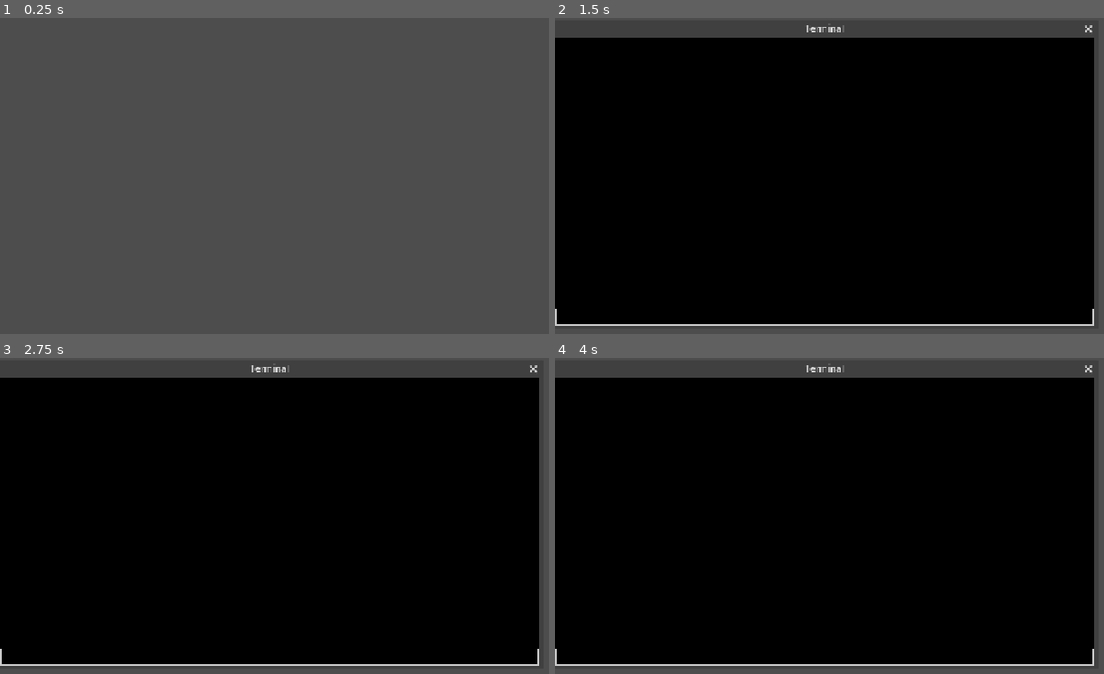
Above: before the commit, frames 1-4 (two rows, left to right).
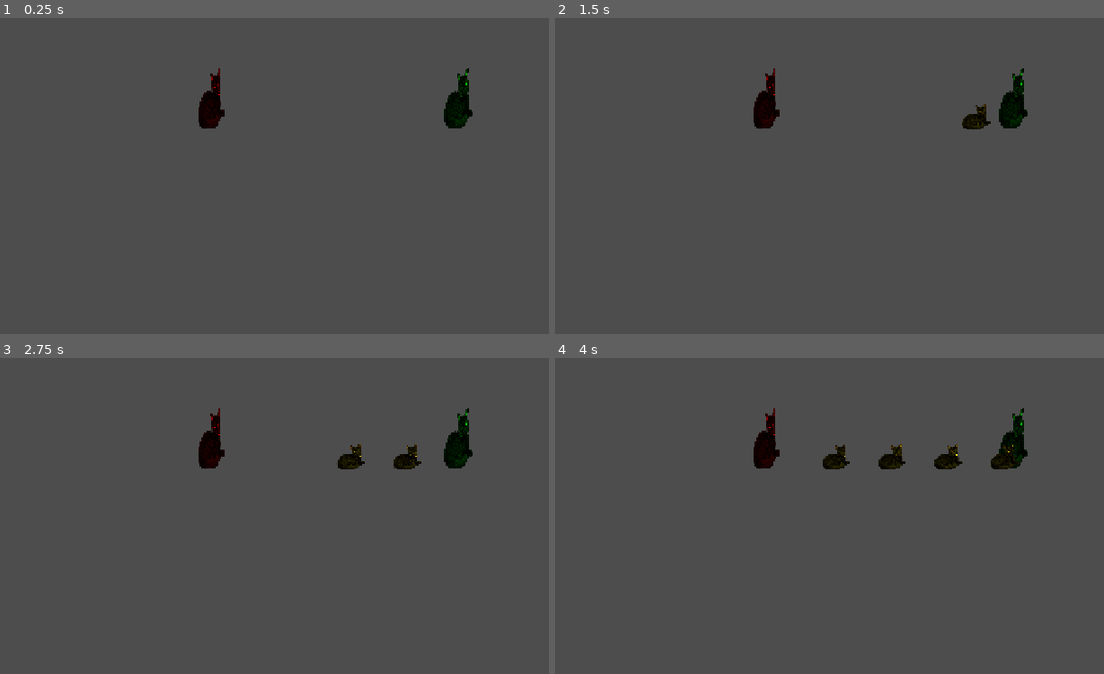
Above: after the commit, the same moments.

Repository: CAHSI-Game-Studios/CGS-project
Game: Godot game, scene res://games/gameB/scenes/GameBScene.tscn
The game is run twice, just before and just after one commit, with the same random seed, the same clock (stepped at 60 frames per second) and the same inputs. Before the commit the project starts from res://main.tscn.
Inputs (mouse positions are in pixels of both pictures, inside the frame that each line leads up to):
- Up to frame 1 (0.25 s): no input
- Up to frame 2 (1.5 s): tap Enter at 0.5 s; move the mouse to (1071, 201) at 0.52 s; hold D (move_right) 0.53-1.28 s; hold T (open_terminal) 0.53-1.28 s; click (1071, 201) at 0.67 s; move the mouse to (769, 239) at 1.27 s; hold S (move_down) from 1.28 s (still down); tap T (open_terminal) at 1.35 s
- Up to frame 3 (2.75 s): move the mouse to (433, 471) at 2.02 s; release S (move_down) at 2.03 s; hold D (move_right) from 2.03 s (still down); hold T (open_terminal) from 2.03 s (still down)
- Up to frame 4 (4 s): move the mouse to (878, 639) at 2.77 s; release D (move_right) at 2.78 s; release T (open_terminal) at 2.78 s; hold W (move_up) 2.78-3.53 s; tap T (open_terminal) at 2.85 s; click (878, 639) at 2.92 s; move the mouse to (outside the picture) at 3.52 s; hold A (move_left) from 3.53 s (still down); hold T (open_terminal) from 3.53 s (still down)

The runs differ from the first frame. In frame 1, 1.1% of the frame differs, in the area x 36-87%, y 15-35%; in frame 2, 89%, in the area x 0-99%, y 2-98%; in frame 3, 88%; in frame 4, 88%.

Commit message:
Created lose_game func, and added simple mechanics to trigger loss
Created a lose_game function that resets the minigame's variables to a starting state. Additionally, added the variables that define a starting state, and a rudimentary and incomplete loss trigger detection.

Diff:
--- a/src/games/gameB/scenes/GameBScene.tscn
+++ b/src/games/gameB/scenes/GameBScene.tscn
@@ -1,3 +1,46 @@
 [gd_scene format=3 uid="uid://d2f3e7uy7gh8t"]
 
+[ext_resource type="Script" uid="uid://c8kuojmhcsipm" path="res://games/gameB/scripts/game_b_scene.gd" id="1_gcj08"]
+[ext_resource type="Texture2D" uid="uid://81ppbf36wc7r" path="res://core/assets/Nova.png" id="2_o4htw"]
+
+[sub_resource type="RectangleShape2D" id="RectangleShape2D_6ogo3"]
+size = Vector2(48, 113)
+
 [node name="GameBScene" type="Node2D" unique_id=250904828]
+script = ExtResource("1_gcj08")
+
+[node name="NoteHandler" type="Node2D" parent="." unique_id=967560664]
+position = Vector2(40, -8)
+metadata/_edit_group_ = true
+
+[node name="NoteSpawner" type="Marker2D" parent="NoteHandler" unique_id=1164823781]
+position = Vector2(776, 152)
+gizmo_extents = 119.2
+
+[node name="NoteSpawnerIcon" type="Sprite2D" parent="NoteHandler/NoteSpawner" unique_id=1456859380]
+modulate = Color(0, 1, 0, 1)
+position = Vector2(-1.5258789e-05, 1.5258789e-05)
+scale = Vector2(0.039167468, 0.097132035)
+texture = ExtResource("2_o4htw")
+
+[node name="SpawnTimer" type="Timer" parent="NoteHandler/NoteSpawner" unique_id=72751777]
+
+[node name="NoteDespawner" type="Area2D" parent="NoteHandler" unique_id=276809090]
+position = Vector2(136, 48)
+
+[node name="NoteDespawnerIcon" type="Sprite2D" parent="NoteHandler/NoteDespawner" unique_id=1491945751]
+modulate = Color(1, 0, 0, 1)
+position = Vector2(200, 104)
+scale = Vector2(0.0359765, 0.0982684)
+texture = ExtResource("2_o4htw")
+
+[node name="DespawnerCollision" type="CollisionShape2D" parent="NoteHandler/NoteDespawner" unique_id=2104964952]
+position = Vector2(200, 104)
+shape = SubResource("RectangleShape2D_6ogo3")
+
+[node name="MinigameDuration" type="Timer" parent="NoteHandler" unique_id=1464038408]
+wait_time = 10.0
+one_shot = true
+
+[connection signal="timeout" from="NoteHandler/NoteSpawner/SpawnTimer" to="." method="_on_spawn_timer_timeout"]
+[connection signal="timeout" from="NoteHandler/MinigameDuration" to="." method="_on_minigame_duration_timeout"]
--- /dev/null
+++ b/src/games/gameB/scenes/Note.tscn
@@ -0,0 +1,24 @@
+[gd_scene format=3 uid="uid://cxwn75lcbi2ta"]
+
+[ext_resource type="Script" uid="uid://d188rm5b2jelw" path="res://games/gameB/scripts/note.gd" id="1_qyxr6"]
+[ext_resource type="Texture2D" uid="uid://81ppbf36wc7r" path="res://core/assets/Nova.png" id="2_88m8d"]
+
+[sub_resource type="RectangleShape2D" id="RectangleShape2D_6ogo3"]
+size = Vector2(50, 50)
+
+[node name="Note" type="Node2D" unique_id=1982299990]
+script = ExtResource("1_qyxr6")
+
+[node name="NoteArea" type="Area2D" parent="." unique_id=739300319]
+
+[node name="NoteSprite" type="Sprite2D" parent="NoteArea" unique_id=1112569617]
+modulate = Color(1, 1, 0, 1)
+position = Vector2(24.000002, 24.000002)
+scale = Vector2(0.038744587, 0.04155844)
+texture = ExtResource("2_88m8d")
+
+[node name="NoteCollision" type="CollisionShape2D" parent="NoteArea" unique_id=2083671775]
+position = Vector2(24, 24)
+shape = SubResource("RectangleShape2D_6ogo3")
+
+[connection signal="area_entered" from="NoteArea" to="." method="_on_note_area_area_entered"]
--- /dev/null
+++ b/src/games/gameB/scripts/game_b_scene.gd
@@ -0,0 +1,70 @@
+extends ArcadeGame
+
+#notes are moving icons, that indicate the key to be pressed
+#they increase your score when you press their respective key at the right time
+@onready var note = preload("res://games/gameB/scenes/Note.tscn")
+@onready var minigame_timer = get_node("NoteHandler").get_node("MinigameDuration")
+@onready var note_spawner = get_node("NoteHandler").get_node("NoteSpawner")
+@onready var note_timer = note_spawner.get_node("SpawnTimer")
+#Keep track of the score to determine wether the game was won or lost
+var score = 0
+#Score required to pass the minigame
+#Will be determined by checking the score obtained by the enemy AI
+var pass_score =10
+
+#Determines the frequency at which "notes" spawn
+#Planned to be replaced in the future with preset note layouts
+var note_frequency = 1
+
+#Determines the speed at which "notes" travel
+var note_speed = 100
+
+
+## Called when the game is added to the scene tree. Note that _ready is called BEFORE enter.
+func _ready() -> void:
+	#temporary boot-up will be replaced with code that does not start the player immediately in the game portion
+	lose_game()
+## Called every physics frame. _delta is the seconds between each frame.
+func _physics_process(_delta: float) -> void:
+	pass
+## Called by the external system to start the game.
+func enter( _enterData : Variant = null) -> void:
+	pass
+## Called by the external system before unloading. Each game is responsible for defining their exit function.
+func exit() -> void:
+	request_exit()
+
+
+
+## Called by the game when it wants to close.
+func request_exit(_exitData : Variant = null) -> void:
+	exit_requested.emit(_exitData)
+
+#Game currently runs for 10 seconds before ending
+func _on_minigame_duration_timeout() -> void:
+	note_timer.stop()
+	print("MINIGAME OVER")
+	#TODO determine pass score by checking enemy score
+	if score >= pass_score:
+		print("YOU WIN")
+		#TODO insert win logic which increases difficulty, and restarts the game
+	else:
+		print("YOU LOSE")
+		#TODO insert lose logic, offer player choice between retry or exit
+		lose_game()
+
+#sets obejects to their game start state
+func lose_game():
+	minigame_timer.start()
+	note_timer.wait_time = note_frequency
+	note_timer.start()
+	score = 0
+
+
+
+func _on_spawn_timer_timeout() -> void:
+	if minigame_timer.time_left > 0:
+		var note_instance = note.instantiate()
+		note_instance.position = note_spawner.position
+		note_instance.velocity = note_speed
+		get_tree().current_scene.add_child(note_instance)
--- /dev/null
+++ b/src/games/gameB/scripts/note.gd
@@ -0,0 +1,23 @@
+extends Node2D
+
+
+#determines how fast it will move
+var velocity = 0
+
+#Sends a signal to indicate that note has despawned
+signal despawned
+
+# Called when the node enters the scene tree for the first time.
+func _ready() -> void:
+	pass # Replace with function body.
+
+
+# Called every frame. 'delta' is the elapsed time since the previous frame.
+func _process(delta: float) -> void:
+	position.x -= velocity*delta
+
+
+
+func _on_note_area_area_entered(area: Area2D) -> void:
+	despawned.emit()
+	queue_free()
--- a/src/project.godot
+++ b/src/project.godot
@@ -11,7 +11,7 @@
 [application]
 
 config/name="Arcade"
-run/main_scene="uid://bfkv4nekb7at8"
+run/main_scene="uid://d2f3e7uy7gh8t"
 config/features=PackedStringArray("4.7", "GL Compatibility")
 
 [display]
Not shown, added: src/games/gameB/scripts/game_b_scene.gd.uid
Not shown, added: src/games/gameB/scripts/note.gd.uid
